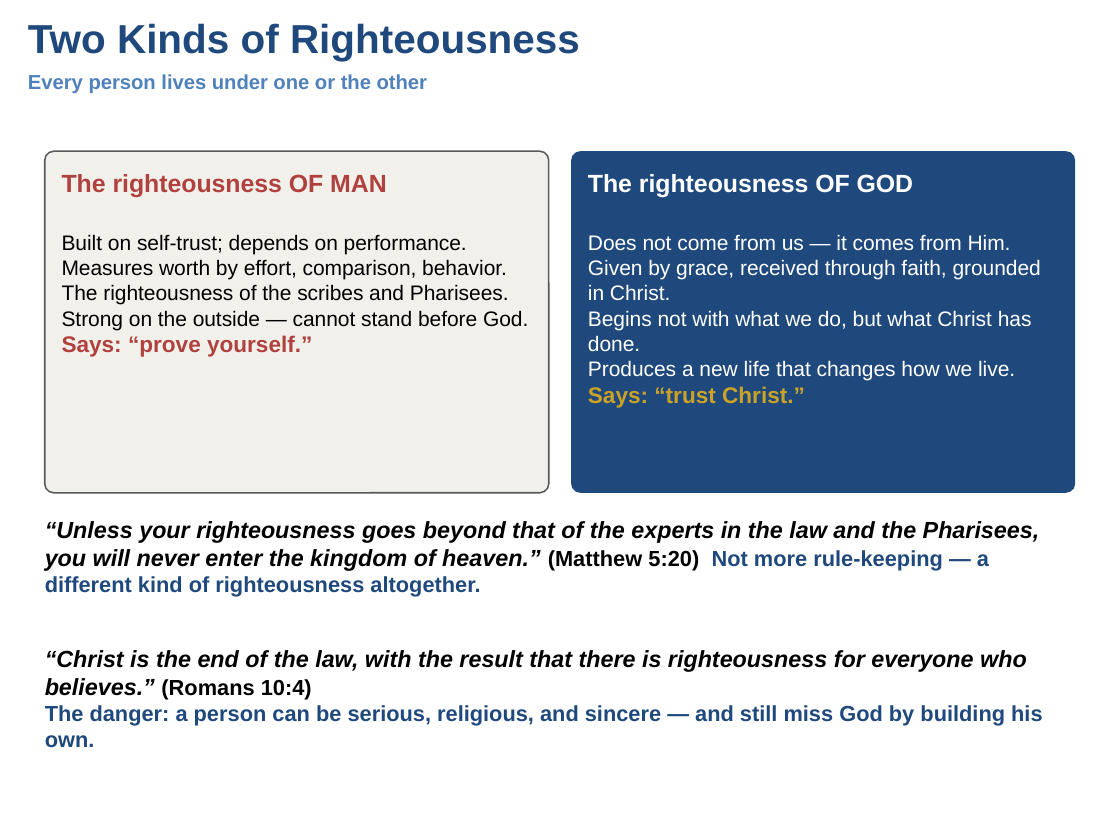
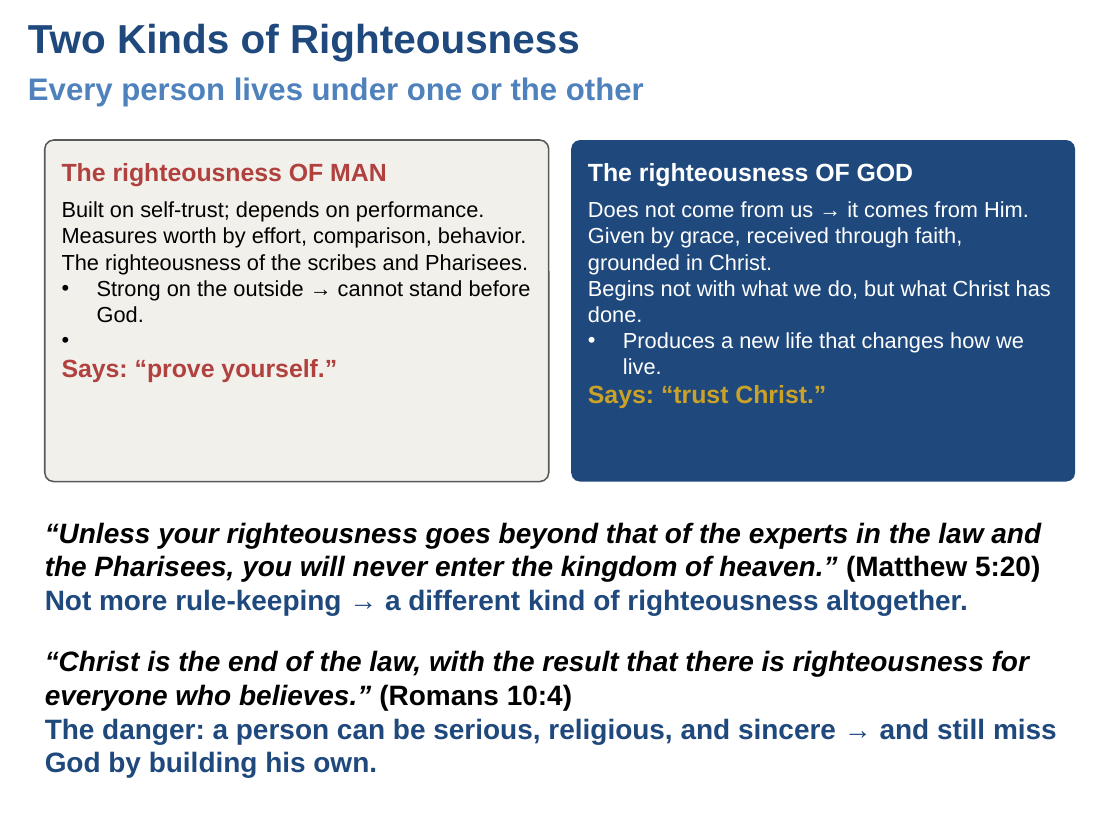
Before and after one commit to UsefulEngines/EvangelismPublic, a slide deck: slide 2 of 2026-Q4/04-TwoRighteousnesses/Week04-TwoRighteousnesses.pptx. Drawn at 1120x840 pixels with LibreOffice and Linux fonts; fonts in the diff are those of the drawing. Boxes give left, top, right and bottom in pixels: in the first picture for what was removed or moved away, otherwise in the second. Text is boxed around its words. In the diff, an @@ line names an element or a change of style, - is before the commit and + after.

```diff
--- a/2026-Q4/04-TwoRighteousnesses/Week04-TwoRighteousnesses.pptx
+++ b/2026-Q4/04-TwoRighteousnesses/Week04-TwoRighteousnesses.pptx
@@ text "Every person lives under one ..." at bbox=[28, 77, 644, 106]: size 13 to 20 pt @@
@@ 2 texts, 2 rounded rectangles: place and size @@
-2 texts, 2 rounded rectangles at bbox=[45, 151, 1075, 493]
+2 texts, 2 rounded rectangles at bbox=[45, 140, 1075, 482]
@@ text at bbox=[62, 201, 531, 382]: text changed; size 13.5 to 14 pt @@
-Built on self-trust; depends on performance.
-Measures worth by effort, comparison, behavior.
-The righteousness of the scribes and Pharisees.
-Strong on the outside — cannot stand before God.
-Says: “prove yourself.”
+• Built on self-trust; depends on performance.
+  Measures worth by effort, comparison, behavior.
+  The righteousness of the scribes and Pharisees.
+  Strong on the outside → cannot stand before God.
+Says: “prove yourself.”
@@ text at bbox=[588, 201, 1051, 408]: text changed; size 13.5 to 14 pt @@
-Does not come from us — it comes from Him.
-Given by grace, received through faith, grounded in Christ.
-Begins not with what we do, but what Christ has done.
-Produces a new life that changes how we live.
-Says: “trust Christ.”
+• Does not come from us → it comes from Him.
+  Given by grace, received through faith, grounded in Christ.
+  Begins not with what we do, but what Christ has done.
+  Produces a new life that changes how we live.
+Says: “trust Christ.”
@@ text at bbox=[45, 522, 1041, 615]: text changed; size 15 to 18 pt @@
-“Unless your righteousness goes beyond that of the experts in the law and the Pharisees, you will never enter the kingdom of heaven.” (Matthew 5:20) Not more rule-keeping — a different kind of righteousness altogether.
+“Unless your righteousness goes beyond that of the experts in the law and the Pharisees, you will never enter the kingdom of heaven.” (Matthew 5:20) Not more rule-keeping → a different kind of righteousness altogether.
@@ text at bbox=[45, 650, 1029, 710]: size 15 to 18 pt in "“Christ is the end of the law, ..."; size 14 to 18 pt in "(Romans 10:4)" @@
@@ text at bbox=[45, 718, 1057, 777]: text changed; size 14 to 18 pt @@
-The danger: a person can be serious, religious, and sincere — and still miss God by building his own.
+The danger: a person can be serious, religious, and sincere → and still miss God by building his own.
```
Also in this commit, not shown: 6 other slides changed, 2 other files.
